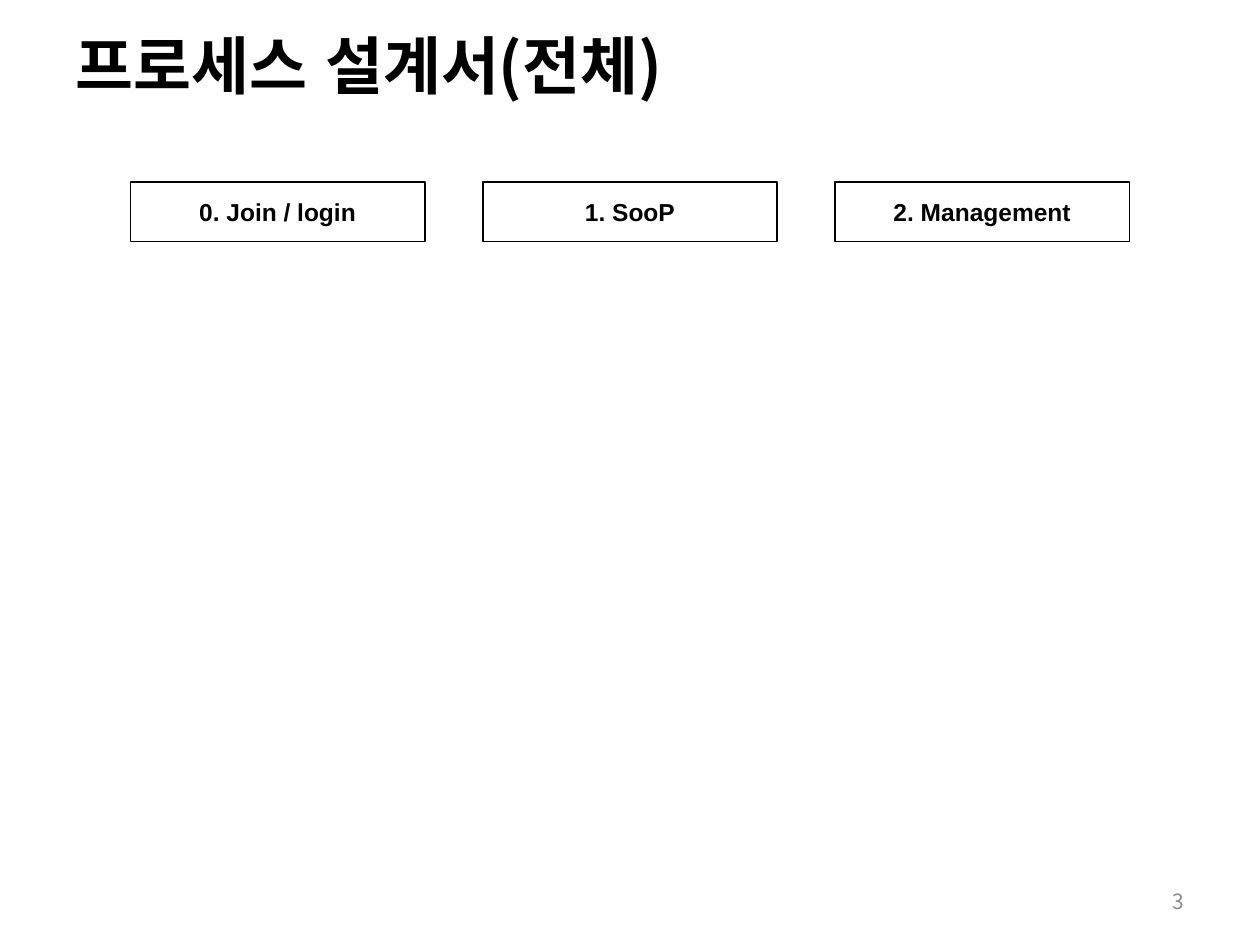
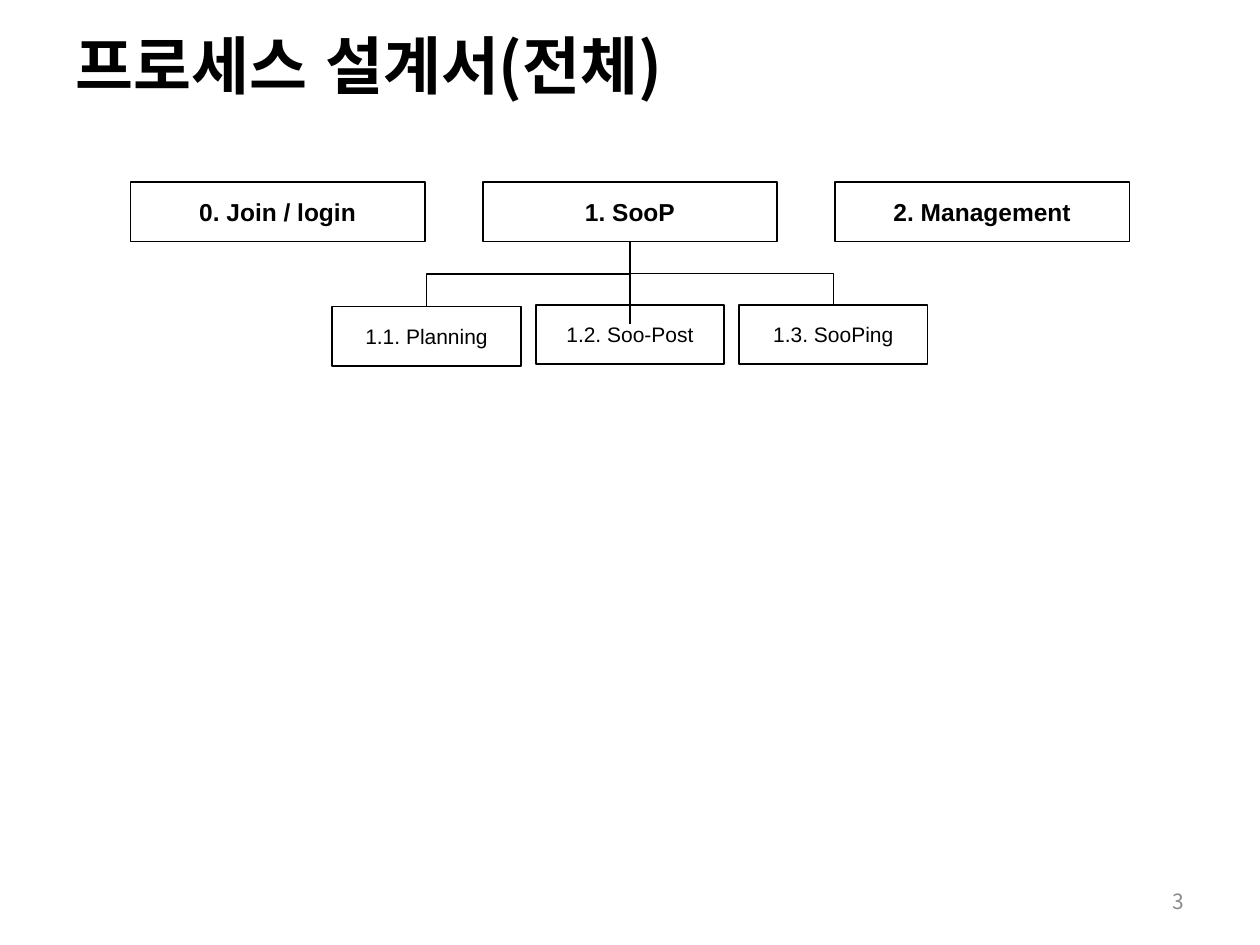
Before and after one commit to wooramc/soop_rep, a slide deck: slide 3 of flutter_process.pptx. Drawn at 1260x945 pixels with LibreOffice and Linux fonts; fonts in the diff are those of the drawing. Boxes give left, top, right and bottom in pixels: in the first picture for what was removed or moved away, otherwise in the second. Text is boxed around its words. In the diff, an @@ line names an element or a change of style, - is before the commit and + after.

```diff
--- a/flutter_process.pptx
+++ b/flutter_process.pptx
@@ elbow line added from (630, 242) to (427, 306), #000000 0.75 pt @@
@@ elbow line added from (630, 242) to (833, 305), #000000 0.75 pt @@
@@ line added from (630, 242) to (630, 324), #000000 0.75 pt @@
@@ rectangle added at (333, 306, 522, 365), outline #000000 1 pt, 12 pt, text #000000 @@
+1.1. Planning
@@ rectangle added at (536, 305, 724, 364), outline #000000 1 pt, 12 pt, text #000000 @@
+1.2. Soo-Post
@@ rectangle added at (740, 305, 929, 364), outline #000000 1 pt, 12 pt, text #000000 @@
+1.3. SooPing
```
Also in this commit, not shown: 15 other slides changed, 2 slides added.
